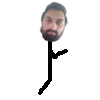
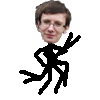
Before/after of a w=100, h=100 layered artwork. What changed in the layer stack:
hid group "abdul" (6 layers) over (19, 1, 81, 94)
added group "christopher" with 6 layers above "og" over (19, 0, 81, 94)
added layer "Layer 13 copy 2" in group "christopher" over (36, 0, 73, 44)
added layer "3" (11th of 15, in "christopher") in group "christopher" over (38, 38, 68, 94)
added layer "Layer 13 copy" in group "christopher" over (35, 0, 69, 44)
added layer "2" (11th of 15, in "christopher") in group "christopher" over (19, 32, 73, 87)
added layer "Layer 13" in group "christopher" over (35, 0, 69, 44)
added layer "1" (11th of 15, in "christopher") in group "christopher" over (23, 35, 81, 94)
